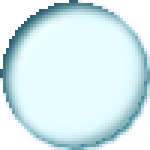
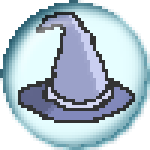
Layers edited between the first and the second 150 × 150 image:
added layer "wizardHatShape" above "wizardHatFill" over 18, 12, 135, 123
added layer "wizardHatFill" above "blue" over 18, 12, 135, 123
